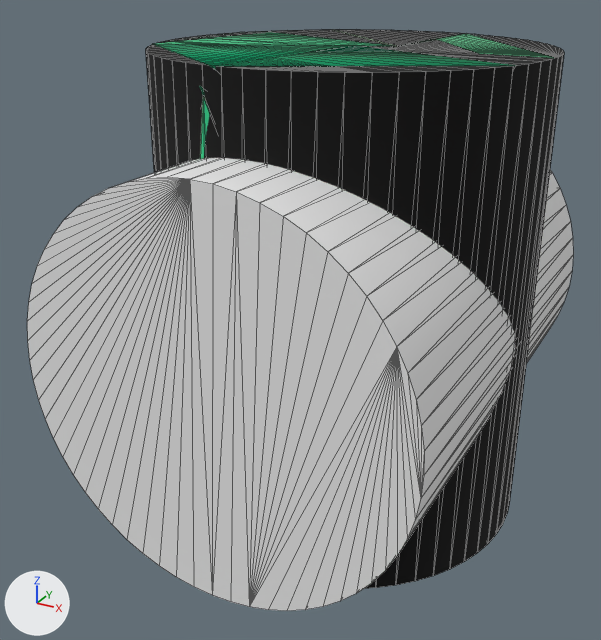
The glTF model python-helpers/artifacts/renders/gltf/16487346.glb as it was, and as the next commit left it.
Rendered twice from a 50 mm lens placed at (1.87, -3.92, 1.8), pointed at (-0.14, -0.27, -0.02). The axes (+X, +Y, +Z) are drawn at lower left. The lights are the same throughout. Mesh edges are drawn as thin lines. Where no turn or scale is listed for an object, it has been applied to the vertices.
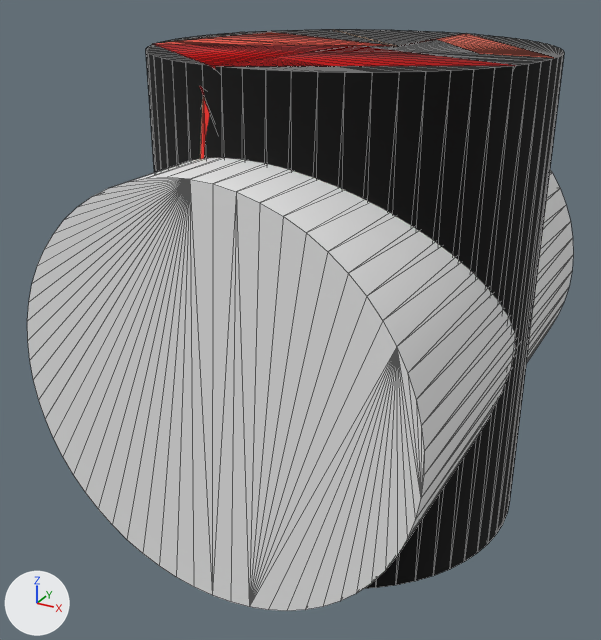
Where the change shows, as pixel boxes [x1, y1, x2, y2] in the pictures (601 x 640 px):
```json
{"object": "mesh51", "change": "recoloured", "before": [212, 46, 516, 70], "after": [212, 46, 516, 70], "on screen": "green to red"}
{"object": "mesh48", "change": "recoloured", "before": [154, 44, 348, 68], "after": [154, 44, 348, 68], "on screen": "green to red"}
{"object": "mesh42", "change": "recoloured", "before": [155, 32, 391, 46], "after": [155, 32, 391, 46], "on screen": "green to red"}
{"object": "mesh40", "change": "recoloured", "before": [437, 34, 554, 58], "after": [437, 34, 554, 58]}
{"object": "mesh44", "change": "recoloured", "before": [201, 99, 210, 159], "after": [201, 99, 210, 159], "on screen": "green to red"}
```

The change, as JSON lines over the scene's bpy script:
```json
{"op": "set", "path": "mat_material_40.base_color", "old": "(0.11, 0.522, 0.251)", "new": "(0.812, 0.149, 0.0941)", "note": "green #5dbf89 -> red #e96c56"}
{"op": "set", "path": "mat_material_42.base_color", "old": "(0.0627, 0.482, 0.22)", "new": "(0.769, 0.0902, 0.0588)", "note": "green #47b881 -> red #e35545"}
{"op": "set", "path": "mat_material_44.base_color", "old": "(0.0196, 0.443, 0.188)", "new": "(0.722, 0.0235, 0.0157)", "note": "green #26b278 -> red #dd2a22"}
{"op": "set", "path": "mat_material_48.base_color", "old": "(0.0, 0.345, 0.137)", "new": "(0.592, 0.0, 0.0)", "note": "green #009f67 -> red #ca0000"}
{"op": "set", "path": "mat_material_51.base_color", "old": "(0.0, 0.267, 0.106)", "new": "(0.498, 0.0, 0.0)", "note": "green #008d5c -> red #bb0000"}
```
